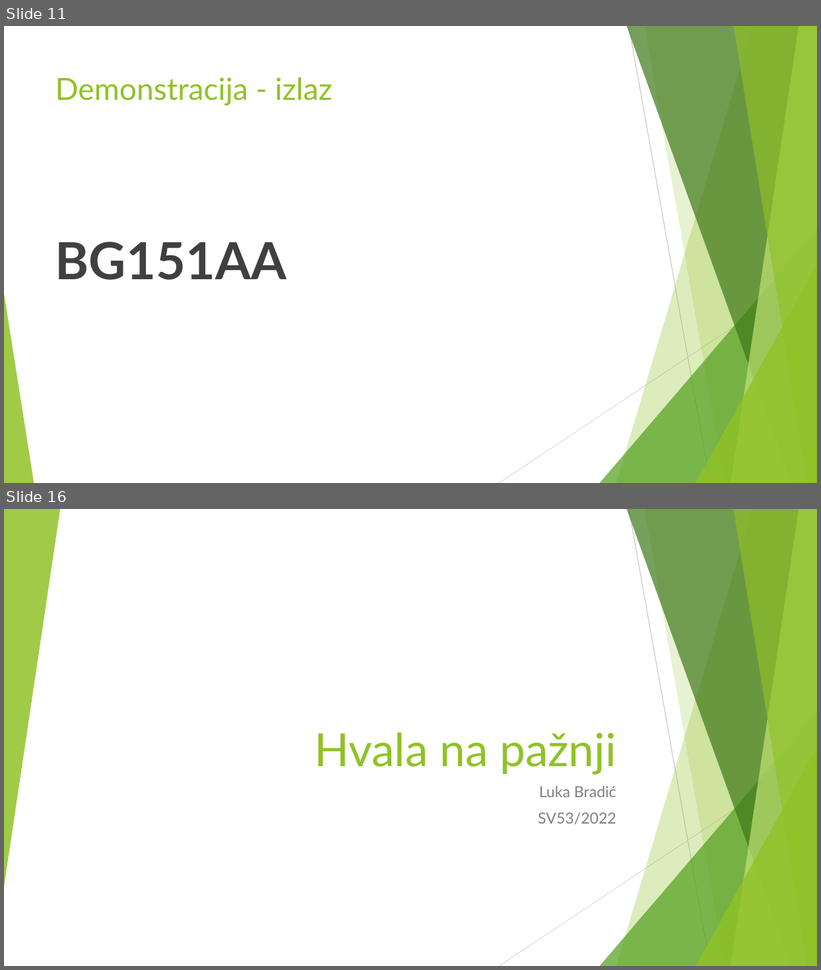
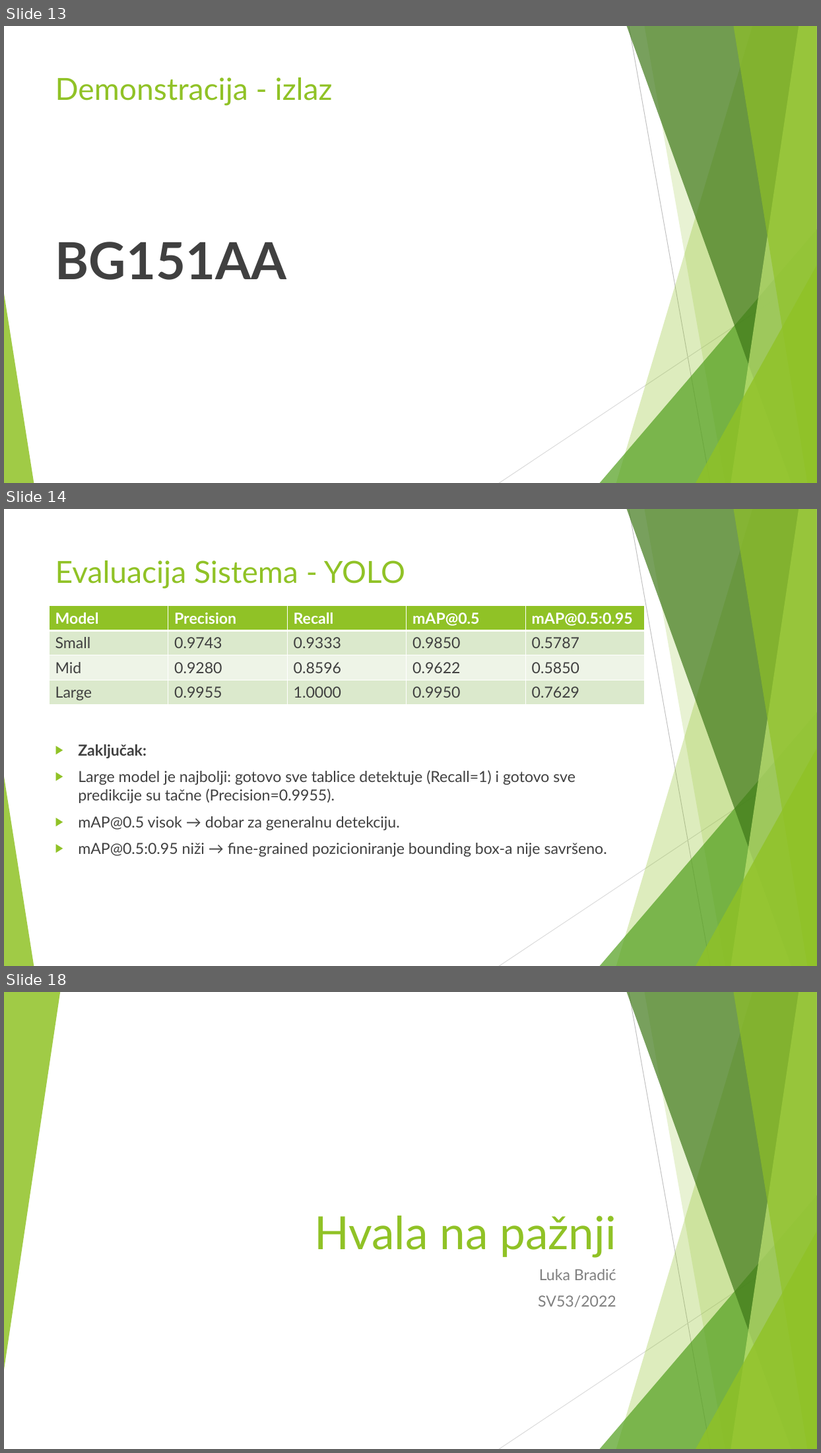
Before and after one commit to Bruda04/license-plate-detection, a slide deck: doc/License Plate Detection.pptx. Shown one above the other, each under a label of ours: slides 11 and 16 before the commit, slides 13, 14 and 18 after it; the slides between them are not shown. The pictures are 821x970 and 821x1453 pixels, drawn with LibreOffice and Linux fonts; fonts in the diff are those of the drawing. Boxes give left, top, right and bottom in pixels: in the first picture for what was removed or moved away, otherwise in the second. Text is boxed around its words. In the diff, an @@ line names an element or a change of style, - is before the commit and + after.

```diff
--- a/doc/License Plate Detection.pptx
+++ b/doc/License Plate Detection.pptx
@@ slide 14 added at <box>4,509,817,966</box>, background #FFFFFF; not listed: 10 template elements that a slide beside it also shows @@
@@ title added at <box>55,560,405,589</box>, 36 pt, text #90C226 @@
+Evaluacija Sistema - YOLO
@@ table added at <box>49,606,644,705</box>, 4 rows, 5 columns @@
+Model | Precision | Recall | mAP@0.5 | mAP@0.5:0.95
+Small | 0.9743 | 0.9333 | 0.9850 | 0.5787
+Mid | 0.9280 | 0.8596 | 0.9622 | 0.5850
+Large | 0.9955 | 1.0000 | 0.9950 | 0.7629
@@ text added at <box>78,745,607,857</box>, 18 pt, text #404040 @@
+▶ Zaključak:
+▶ Large model je najbolji: gotovo sve tablice detektuje (Recall=1) i gotovo sve predikcije su tačne (Precision=0.9955).
+▶ mAP@0.5 visok → dobar za generalnu detekciju.
+▶ mAP@0.5:0.95 niži → fine-grained pozicioniranje bounding box-a nije savršeno.
@@ what was slide 11 is now slide 13 @@
@@ what was slide 16 is now slide 18 @@
```
Also in this commit, not shown: 1 slide changed, 2 other slides added, 1 slide removed.
